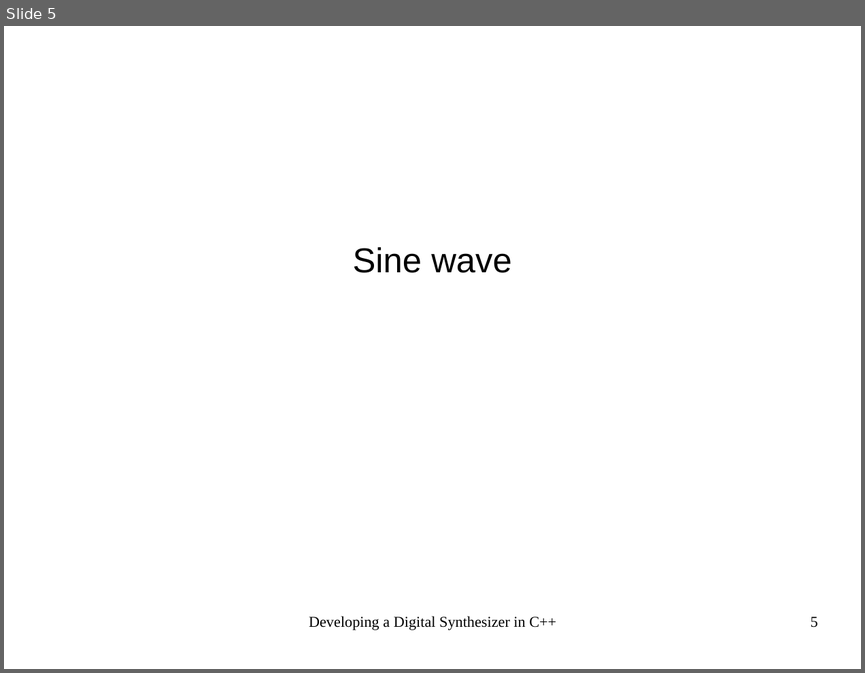
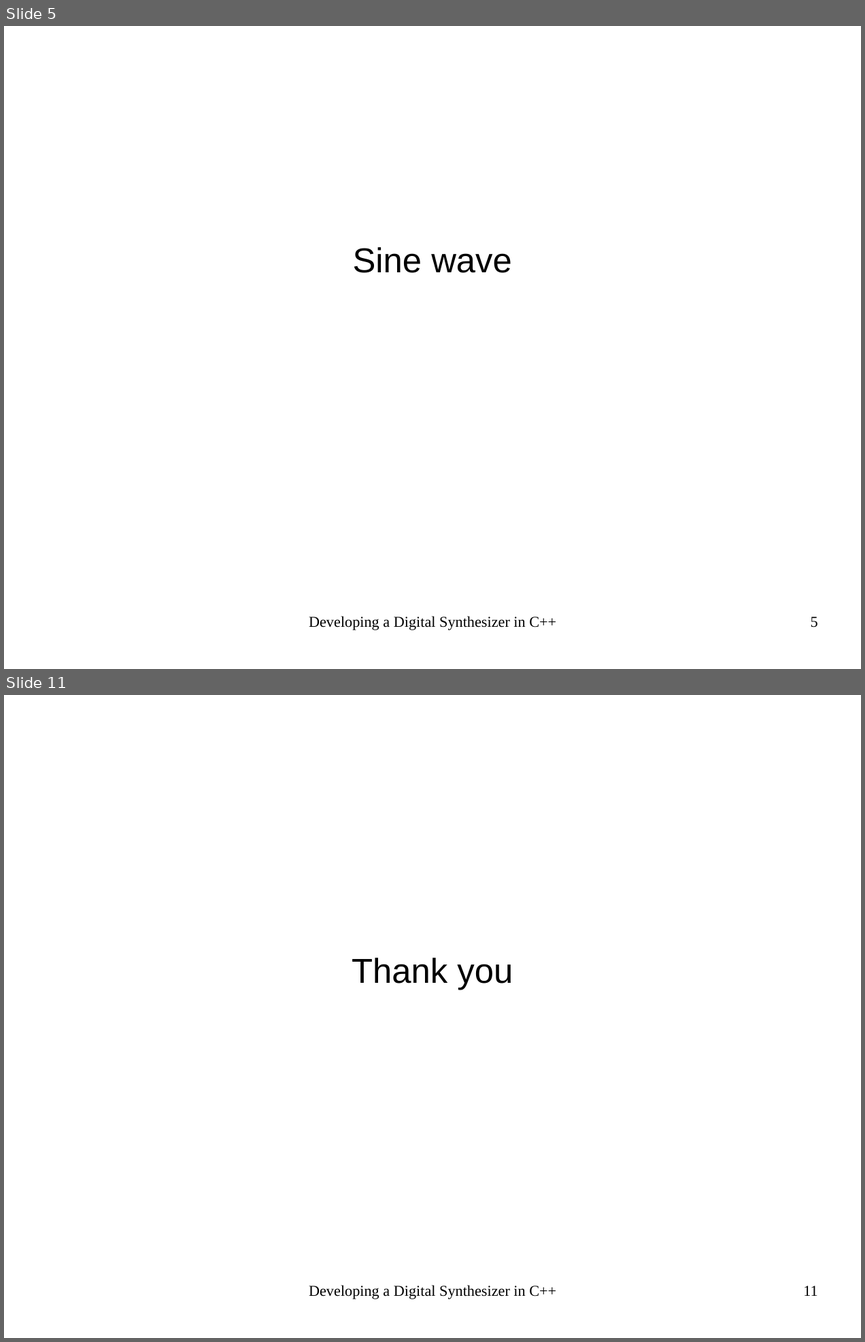
Before and after one commit to goldsborough/Matura, a slide deck: vwa/vwa.odp. Shown one above the other, each under a label of ours: slide 5 before the commit, slides 5 and 11 after it; the slides between them are not shown. The pictures are 865x673 and 865x1342 pixels, drawn with LibreOffice and Linux fonts; fonts in the diff are those of the drawing. Boxes give left, top, right and bottom in pixels: in the first picture for what was removed or moved away, otherwise in the second. Text is boxed around its words. In the diff, an @@ line names an element or a change of style, - is before the commit and + after.

```diff
--- a/vwa/vwa.odp
+++ b/vwa/vwa.odp
@@ slide 11 added at (4,695,861,1338), background #FFFFFF @@
@@ subtitle added at (351,957,513,990), 32 pt, text #000000 @@
+Thank you
@@ text added at (309,1285,556,1299), 14 pt, text #000000 @@
+Developing a Digital Synthesizer in C++
@@ page number added at (803,1285,817,1295), 14 pt, text #000000 @@
+11
```
Also in this commit, not shown: 1 slide changed, 5 other slides added, 16 other files.
